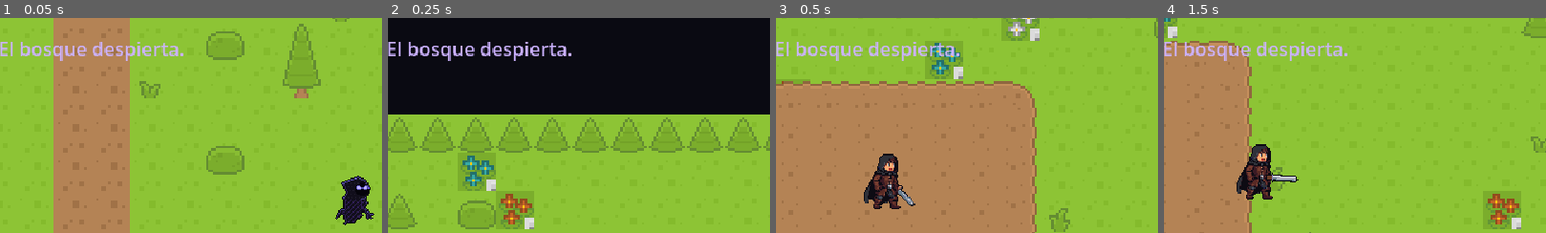
Above: before the commit, frames 1-4 (left to right).
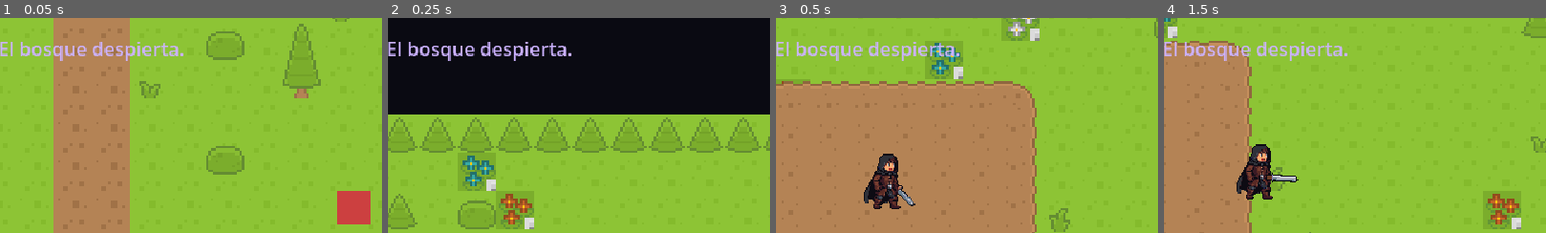
Above: after the commit, the same moments.

Repository: Fabiann1809/isla-espejo
Game: Godot game, scene res://scenes/levels/forest_level.tscn
Two runs of this game, one before a commit and one after it. Both use one fixed random seed, a clock stepped at 60 frames per second and the inputs below.
Inputs (mouse positions are % of the whole screen's width and height, from its top left):
- Up to frame 1 (0.05 s): no input
- Up to frame 2 (0.25 s): no input
- Up to frame 3 (0.5 s): no input
- Up to frame 4 (1.5 s): move the mouse to (72, 45) at 0.52 s; hold D (move_right) 0.53-1.28 s; tap J (attack) at 0.6, 1.35 s; click (72, 45) at 0.67 s; move the mouse to (30, 55) at 1.27 s; hold S (move_down) from 1.28 s (still down)
The pictures show only the part of the screen within x 38-88%, y 13-63%; the shares and areas given below are measured in that part.

The runs differ from the first frame. In frame 1, 1.8% of the frame differs, in the area x 87-98%, y 73-97%; in frame 2, nothing differs; in frame 3, nothing differs; in frame 4, nothing differs.

Commit message:
feat(enemies): add fog beast to forest

Diff:
--- /dev/null
+++ b/data/enemies/bestia_de_la_niebla.tres
@@ -0,0 +1,29 @@
+[gd_resource type="Resource" script_class="EnemyData" load_steps=3 format=3]
+
+[ext_resource type="Script" path="res://scripts/enemies/enemy_data.gd" id="1"]
+[ext_resource type="SpriteFrames" path="res://data/enemies/bestia_de_la_niebla_frames.tres" id="2"]
+
+[resource]
+script = ExtResource("1")
+id = &"bestia_de_la_niebla"
+display_name = "Bestia de la niebla"
+placeholder_color = Color(0.28, 0.35, 0.42, 1)
+sprite_frames = ExtResource("2")
+sprite_scale = 0.25
+sprite_offset = Vector2(0, -5)
+max_health = 4
+move_speed = 34.0
+chase_speed = 62.0
+detection_range = 145.0
+lose_range = 240.0
+vision_angle = 360.0
+attack_range = 24.0
+attack_damage = 1
+attack_windup = 0.45
+attack_time = 0.6
+attack_cooldown = 1.15
+hurt_time = 0.25
+knockback_speed = 100.0
+knockback_resistance = 0.15
+patrol_radius = 72.0
+patrol_wait = 0.8
--- /dev/null
+++ b/data/enemies/bestia_de_la_niebla_frames.tres
@@ -0,0 +1,126 @@
+[gd_resource type="SpriteFrames" load_steps=25 format=3]
+
+[ext_resource type="Texture2D" path="res://assets/sprites/bestia_de_la_niebla/lobo_caminar.png" id="1_walk"]
+[ext_resource type="Texture2D" path="res://assets/sprites/bestia_de_la_niebla/lobo_correr.png" id="2_run"]
+[ext_resource type="Texture2D" path="res://assets/sprites/bestia_de_la_niebla/lobo_atacar.png" id="3_attack"]
+
+[sub_resource type="AtlasTexture" id="Walk_0"]
+atlas = ExtResource("1_walk")
+region = Rect2(0, 0, 160, 128)
+
+[sub_resource type="AtlasTexture" id="Walk_1"]
+atlas = ExtResource("1_walk")
+region = Rect2(160, 0, 160, 128)
+
+[sub_resource type="AtlasTexture" id="Walk_2"]
+atlas = ExtResource("1_walk")
+region = Rect2(320, 0, 160, 128)
+
+[sub_resource type="AtlasTexture" id="Walk_3"]
+atlas = ExtResource("1_walk")
+region = Rect2(480, 0, 160, 128)
+
+[sub_resource type="AtlasTexture" id="Walk_4"]
+atlas = ExtResource("1_walk")
+region = Rect2(640, 0, 160, 128)
+
+[sub_resource type="AtlasTexture" id="Walk_5"]
+atlas = ExtResource("1_walk")
+region = Rect2(800, 0, 160, 128)
+
+[sub_resource type="AtlasTexture" id="Walk_6"]
+atlas = ExtResource("1_walk")
+region = Rect2(960, 0, 160, 128)
+
+[sub_resource type="AtlasTexture" id="Walk_7"]
+atlas = ExtResource("1_walk")
+region = Rect2(1120, 0, 160, 128)
+
+[sub_resource type="AtlasTexture" id="Run_0"]
+atlas = ExtResource("2_run")
+region = Rect2(0, 0, 160, 128)
+
+[sub_resource type="AtlasTexture" id="Run_1"]
+atlas = ExtResource("2_run")
+region = Rect2(160, 0, 160, 128)
+
+[sub_resource type="AtlasTexture" id="Run_2"]
+atlas = ExtResource("2_run")
+region = Rect2(320, 0, 160, 128)
+
+[sub_resource type="AtlasTexture" id="Run_3"]
+atlas = ExtResource("2_run")
+region = Rect2(480, 0, 160, 128)
+
+[sub_resource type="AtlasTexture" id="Run_4"]
+atlas = ExtResource("2_run")
+region = Rect2(640, 0, 160, 128)
+
+[sub_resource type="AtlasTexture" id="Run_5"]
+atlas = ExtResource("2_run")
+region = Rect2(800, 0, 160, 128)
+
+[sub_resource type="AtlasTexture" id="Attack_0"]
+atlas = ExtResource("3_attack")
+region = Rect2(0, 0, 160, 128)
+
+[sub_resource type="AtlasTexture" id="Attack_1"]
+atlas = ExtResource("3_attack")
+region = Rect2(160, 0, 160, 128)
+
+[sub_resource type="AtlasTexture" id="Attack_2"]
+atlas = ExtResource("3_attack")
+region = Rect2(320, 0, 160, 128)
+
+[sub_resource type="AtlasTexture" id="Attack_3"]
+atlas = ExtResource("3_attack")
+region = Rect2(480, 0, 160, 128)
+
+[sub_resource type="AtlasTexture" id="Attack_4"]
+atlas = ExtResource("3_attack")
+region = Rect2(640, 0, 160, 128)
+
+[sub_resource type="AtlasTexture" id="Attack_5"]
+atlas = ExtResource("3_attack")
+region = Rect2(800, 0, 160, 128)
+
+[sub_resource type="AtlasTexture" id="Attack_6"]
+atlas = ExtResource("3_attack")
+region = Rect2(960, 0, 160, 128)
+
+[sub_resource type="AtlasTexture" id="Attack_7"]
+atlas = ExtResource("3_attack")
+region = Rect2(1120, 0, 160, 128)
+
+[resource]
+animations = [{
+"frames": [{ "duration": 1.0, "texture": SubResource("Walk_0") }],
+"loop": true,
+"name": &"idle",
+"speed": 5.0
+}, {
+"frames": [{ "duration": 1.0, "texture": SubResource("Walk_0") }, { "duration": 1.0, "texture": SubResource("Walk_1") }, { "duration": 1.0, "texture": SubResource("Walk_2") }, { "duration": 1.0, "texture": SubResource("Walk_3") }, { "duration": 1.0, "texture": SubResource("Walk_4") }, { "duration": 1.0, "texture": SubResource("Walk_5") }, { "duration": 1.0, "texture": SubResource("Walk_6") }, { "duration": 1.0, "texture": SubResource("Walk_7") }],
+"loop": true,
+"name": &"walk",
+"speed": 8.0
+}, {
+"frames": [{ "duration": 1.0, "texture": SubResource("Run_0") }, { "duration": 1.0, "texture": SubResource("Run_1") }, { "duration": 1.0, "texture": SubResource("Run_2") }, { "duration": 1.0, "texture": SubResource("Run_3") }, { "duration": 1.0, "texture": SubResource("Run_4") }, { "duration": 1.0, "texture": SubResource("Run_5") }],
+"loop": true,
+"name": &"run",
+"speed": 11.0
+}, {
+"frames": [{ "duration": 1.0, "texture": SubResource("Attack_0") }, { "duration": 1.0, "texture": SubResource("Attack_1") }, { "duration": 1.0, "texture": SubResource("Attack_2") }, { "duration": 1.0, "texture": SubResource("Attack_3") }, { "duration": 1.0, "texture": SubResource("Attack_4") }, { "duration": 1.0, "texture": SubResource("Attack_5") }, { "duration": 1.0, "texture": SubResource("Attack_6") }, { "duration": 1.0, "texture": SubResource("Attack_7") }],
+"loop": false,
+"name": &"attack",
+"speed": 10.0
+}, {
+"frames": [{ "duration": 1.0, "texture": SubResource("Attack_0") }],
+"loop": false,
+"name": &"hurt",
+"speed": 8.0
+}, {
+"frames": [{ "duration": 1.0, "texture": SubResource("Attack_7") }],
+"loop": false,
+"name": &"death",
+"speed": 5.0
+}]
--- a/data/scenarios/forest.tres
+++ b/data/scenarios/forest.tres
@@ -7,6 +7,7 @@
 [ext_resource type="PackedScene" path="res://scenes/enemies/sombra_errante.tscn" id="5_iy2ip"]
 [ext_resource type="PackedScene" path="res://scenes/enemies/murcielago.tscn" id="6_7iwbh"]
 [ext_resource type="PackedScene" path="res://scenes/enemies/grunt.tscn" id="7_nwdx8"]
+[ext_resource type="PackedScene" path="res://scenes/enemies/bestia_de_la_niebla.tscn" id="22_fogbeast"]
 [ext_resource type="PackedScene" path="res://scenes/world/exit_portal.tscn" id="8_cxxwv"]
 [ext_resource type="PackedScene" path="res://scenes/npcs/elder.tscn" id="9_q2d2u"]
 [ext_resource type="Script" path="res://scripts/world/room_data.gd" id="10_kw76a"]
@@ -37,7 +38,7 @@
 start_room = ExtResource("20_366gm")
 boss_room = ExtResource("1_5vu37")
 rooms = Array[ExtResource("10_kw76a")]([ExtResource("11_n0i0u"), ExtResource("12_8bqs7"), ExtResource("13_6rtq2"), ExtResource("14_ytje3"), ExtResource("15_rnyrg"), ExtResource("16_sxhet"), ExtResource("17_iuoy7"), ExtResource("18_s1buj")])
-enemy_pool = Array[PackedScene]([ExtResource("5_iy2ip"), ExtResource("6_7iwbh"), ExtResource("7_nwdx8")])
+enemy_pool = Array[PackedScene]([ExtResource("5_iy2ip"), ExtResource("6_7iwbh"), ExtResource("7_nwdx8"), ExtResource("22_fogbeast")])
 boss_scene = ExtResource("2_dqrix")
 exit_scene = ExtResource("8_cxxwv")
 npc_scene = ExtResource("9_q2d2u")
--- /dev/null
+++ b/scenes/enemies/bestia_de_la_niebla.tscn
@@ -0,0 +1,7 @@
+[gd_scene load_steps=3 format=3]
+
+[ext_resource type="PackedScene" path="res://scenes/enemies/enemy.tscn" id="1"]
+[ext_resource type="Resource" path="res://data/enemies/bestia_de_la_niebla.tres" id="2"]
+
+[node name="BestiaDeLaNiebla" instance=ExtResource("1")]
+data = ExtResource("2")
--- /dev/null
+++ b/tests/test_fog_beast.gd
@@ -0,0 +1,53 @@
+extends SceneTree
+## Fog beast test: it uses the generic enemy behaviour and its own sprite data.
+
+const ARENA := Vector2(300, 180)
+
+var _ok := true
+var _room: Node
+var _player: Node2D
+
+
+func _initialize() -> void:
+	create_timer(30.0).timeout.connect(func() -> void:
+		printerr("TIMEOUT")
+		quit(1))
+	_room = load("res://scenes/levels/test_room.tscn").instantiate()
+	root.add_child(_room)
+	await _frames(3)
+	_player = _room.get_node("Player")
+	_player.global_position = ARENA
+	var beast = load("res://scenes/enemies/bestia_de_la_niebla.tscn").instantiate()
+	beast.data = beast.data.duplicate()
+	beast.data.patrol_radius = 0.0
+	beast.global_position = ARENA + Vector2(100, 0)
+	_room.add_child(beast)
+	beast.global_position = ARENA + Vector2(100, 0)
+
+	await _frames(30)
+	_check(beast.target == _player, "fog beast detects the player")
+	_check(beast.state in [beast.State.CHASE, beast.State.ATTACK], "fog beast chases the player")
+	var start_distance: float = beast.global_position.distance_to(_player.global_position)
+	var health_before: int = _player.health.current
+	await _frames(140)
+	_check(beast.global_position.distance_to(_player.global_position) < start_distance,
+			"generic chase closes the distance")
+	_check(_player.health.current < health_before, "generic attack damages the player (%d -> %d)" % [health_before, _player.health.current])
+	_check(beast.data.sprite_frames.has_animation(&"run"), "wolf has run animation")
+	_check(beast.data.sprite_frames.has_animation(&"attack"), "wolf has attack animation")
+	_check(beast.data.sprite_frames.get_frame_count(&"walk") == 8, "wolf walk has 8 complete frames")
+	_check(beast.data.sprite_frames.get_frame_count(&"run") == 6, "wolf run has 6 complete frames")
+	_check(beast.data.sprite_frames.get_frame_count(&"attack") == 8, "wolf attack has 8 complete frames")
+	print("RESULT: ", "OK" if _ok else "FAILED")
+	quit(0 if _ok else 1)
+
+
+func _check(condition: bool, message: String) -> void:
+	print(("PASS " if condition else "FAIL ") + message)
+	if not condition:
+		_ok = false
+
+
+func _frames(count: int) -> void:
+	for i in count:
+		await physics_frame
Binary file added: assets/sprites/bestia_de_la_niebla/lobo_atacar.png
Not shown, added: assets/sprites/bestia_de_la_niebla/lobo_atacar.png.import
Binary file added: assets/sprites/bestia_de_la_niebla/lobo_caminar.png
Not shown, added: assets/sprites/bestia_de_la_niebla/lobo_caminar.png.import
Binary file added: assets/sprites/bestia_de_la_niebla/lobo_correr.png
Not shown, added: assets/sprites/bestia_de_la_niebla/lobo_correr.png.import
Not shown, added: tests/test_fog_beast.gd.uid
